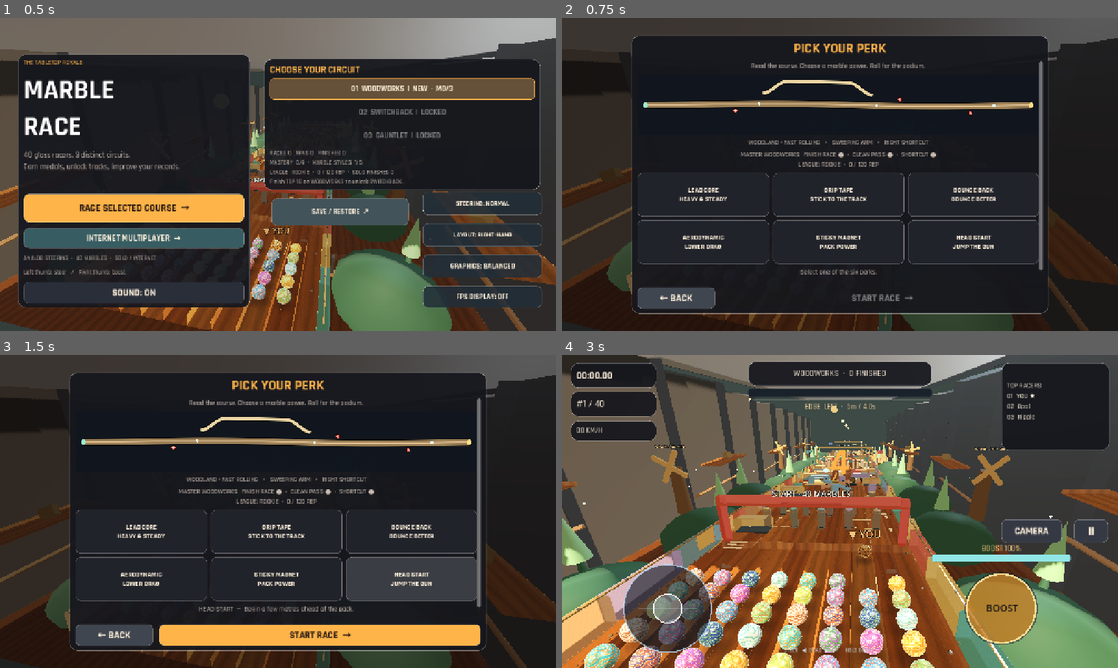
Above: before the commit, frames 1-4 (two rows, left to right).
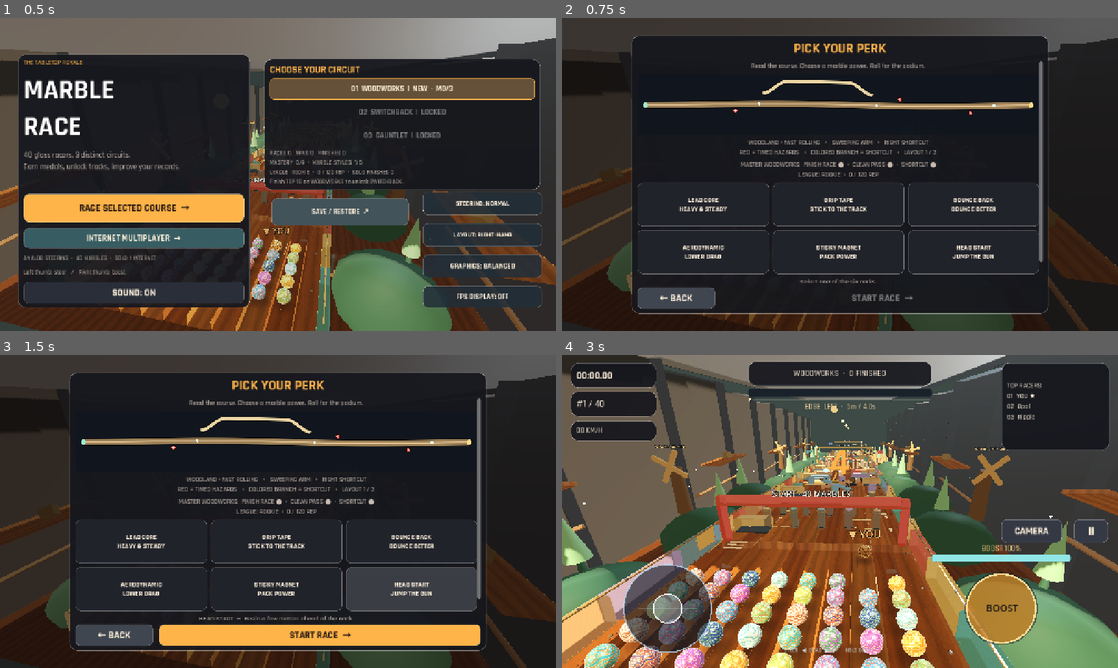
Above: after the commit, the same moments.

Repository: dbrckk/Marble-race-
Game: Godot game, scene res://scenes/main.tscn
The game is run twice, just before and just after one commit, with the same random seed, the same clock (stepped at 60 frames per second) and the same inputs.
Inputs:
- Up to frame 1 (0.5 s): no input
- Up to frame 2 (0.75 s): click "RACE SELECTED COURSE →" at 0.5 s
- Up to frame 3 (1.5 s): click "HEAD START JUMP THE GUN" at 1.25 s
- Up to frame 4 (3 s): click "HEAD START JUMP THE GUN" at 2 s; click "START RACE →" at 2.75 s

Frame 1 is identical in both runs. In frame 2, 4.5% of the frame differs, in the area x 13-87%, y 42-85%; in frame 3, 5.8%; in frame 4, nothing differs.

Commit message:
Explain physical hazard and bypass symbols and numbered rematch layout on course briefing

Diff:
--- a/scripts/hud.gd
+++ b/scripts/hud.gd
@@ -1083,7 +1083,9 @@
     _refresh_mastery_preview()
     if is_instance_valid(course_briefing):
         course_briefing.configure(game,game.selected_track,game.race_variation)
-        course_strategy_label.text = course_briefing.describe()
+        course_strategy_label.text = course_briefing.describe() + (
+            "\nRED = TIMED HAZARDS   •   COLORED BRANCH = SHORTCUT   •   LAYOUT %d / 3"
+            % (game.race_variation+1))
     if is_instance_valid(perk_scroll):
         perk_scroll.scroll_vertical = 0
     perks_layer.visible = true
